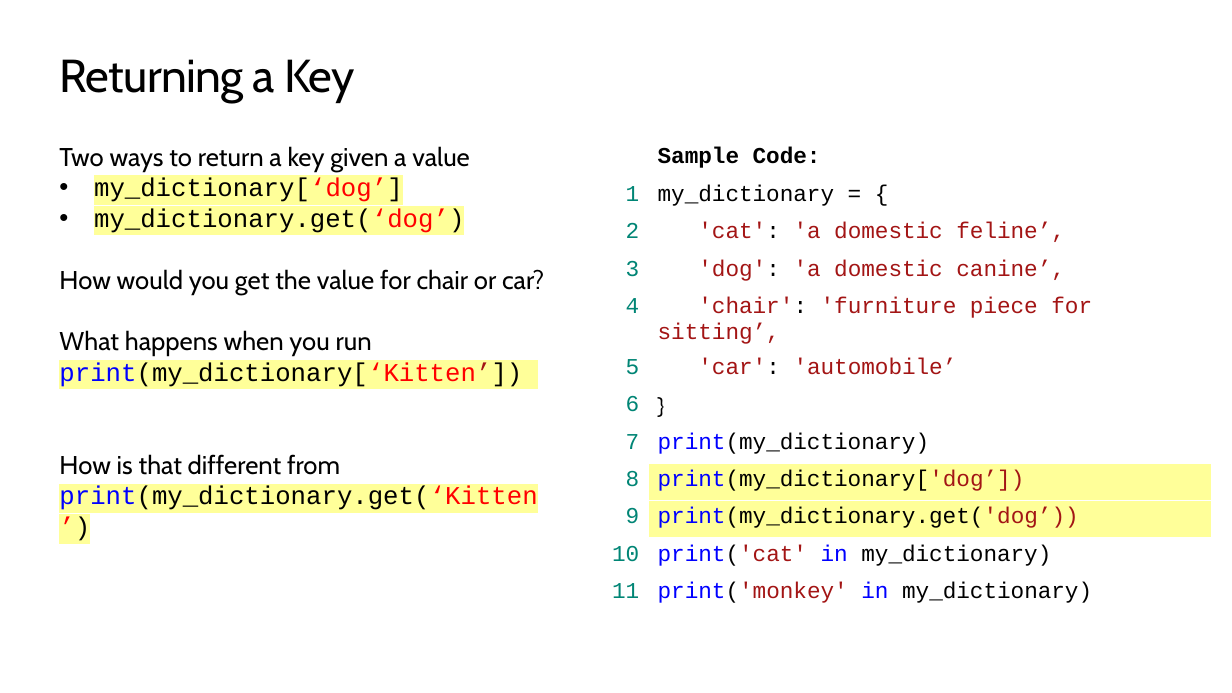
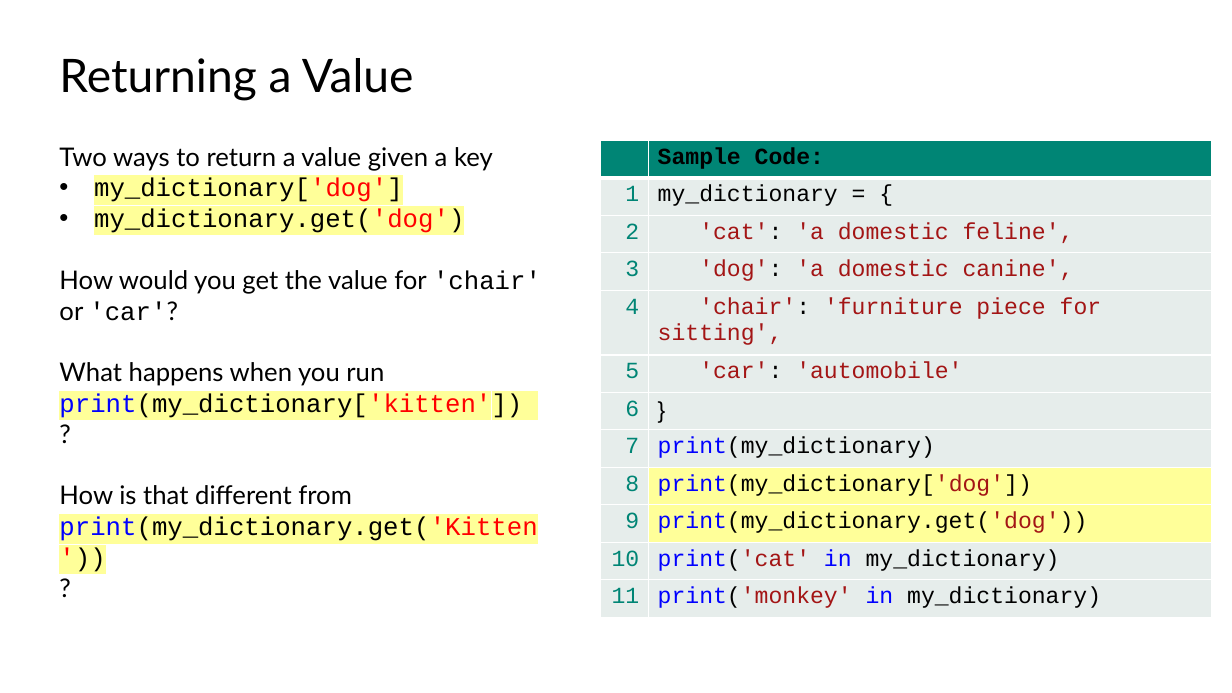
Before and after one commit to TEALSK12/2nd-semester-introduction-to-computer-science, a slide deck: slide 7 of units/6_unit/slidedecks/Intro Python 6.01 TEALS.pptx. Drawn at 1232x693 pixels with LibreOffice and Linux fonts; fonts in the diff are those of the drawing; background and template pictures are left out. Boxes give left, top, right and bottom in pixels: in the first picture for what was removed or moved away, otherwise in the second. Text is boxed around its words. In the diff, an @@ line names an element or a change of style, - is before the commit and + after.

```diff
--- a/units/6_unit/slidedecks/Intro Python 6.01 TEALS.pptx
+++ b/units/6_unit/slidedecks/Intro Python 6.01 TEALS.pptx
@@ title at bbox=[59, 58, 414, 101]: text changed; font Cabin to Lato @@
-Returning a Key
+Returning a Value
@@ text at bbox=[59, 147, 541, 321]: text changed; font Cabin to Lato @@
-Two ways to return a key given a value
-• my_dictionary[‘dog’]
-• my_dictionary.get(‘dog’)
-How would you get the value for chair or car?
+Two ways to return a value given a key
+• my_dictionary['dog']
+• my_dictionary.get('dog')
+How would you get the value for 'chair' or 'car'?
@@ table at bbox=[601, 140, 1212, 612] @@
-row 3, column 2: 'cat': 'a domestic feline’,
+row 3, column 2: 'cat': 'a domestic feline',
-row 4, column 2: 'dog': 'a domestic canine’,
+row 4, column 2: 'dog': 'a domestic canine',
-row 5, column 2: 'chair': 'furniture piece for sitting’,
+row 5, column 2: 'chair': 'furniture piece for sitting',
-row 6, column 2: 'car': 'automobile’
+row 6, column 2: 'car': 'automobile'
-row 9, column 2: print(my_dictionary['dog’])
+row 9, column 2: print(my_dictionary['dog'])
-row 10, column 2: print(my_dictionary.get('dog’))
+row 10, column 2: print(my_dictionary.get('dog'))
@@ fill none to #008575 in row 1 @@
@@ fill none to #E6EDEB in 20 cells @@
@@ size 17.6 to 18 pt in "Sample Code:", "1", "my_dictionary = {", "2" and 13 more places @@
@@ font Cabin to Arial in "}" @@
@@ text at bbox=[59, 362, 384, 505]: font Cabin to Lato in "What happens when you run", "How is that different from" @@
@@ text at bbox=[59, 393, 522, 420]: text changed @@
-print(my_dictionary[‘Kitten’])
+print(my_dictionary['kitten'])
+?
@@ text at bbox=[59, 516, 537, 541]: text changed @@
-print(my_dictionary.get(‘Kitten’)
+print(my_dictionary.get('Kitten'))
+?
```
Also in this commit, not shown: 9 other slides changed, 21 other files.
